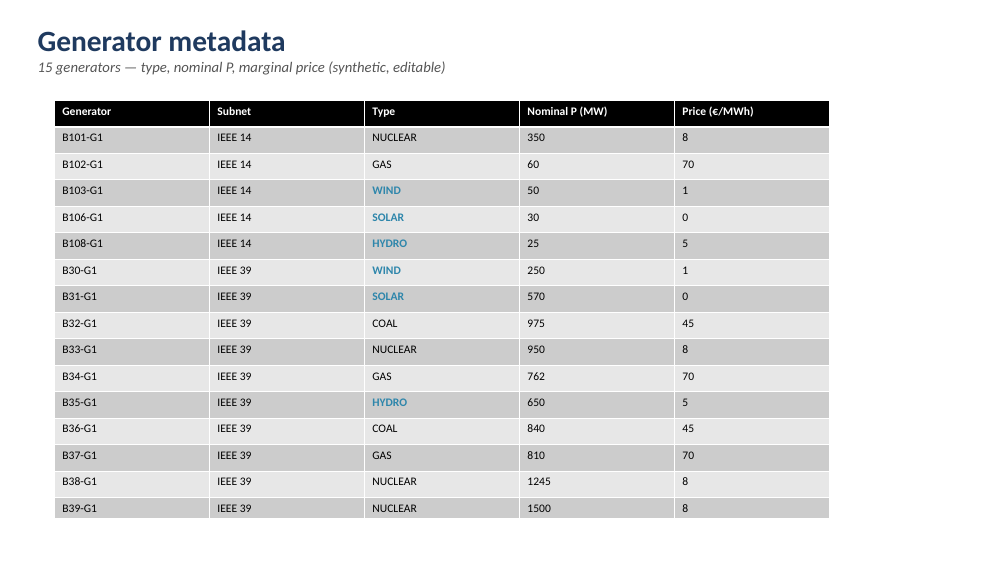
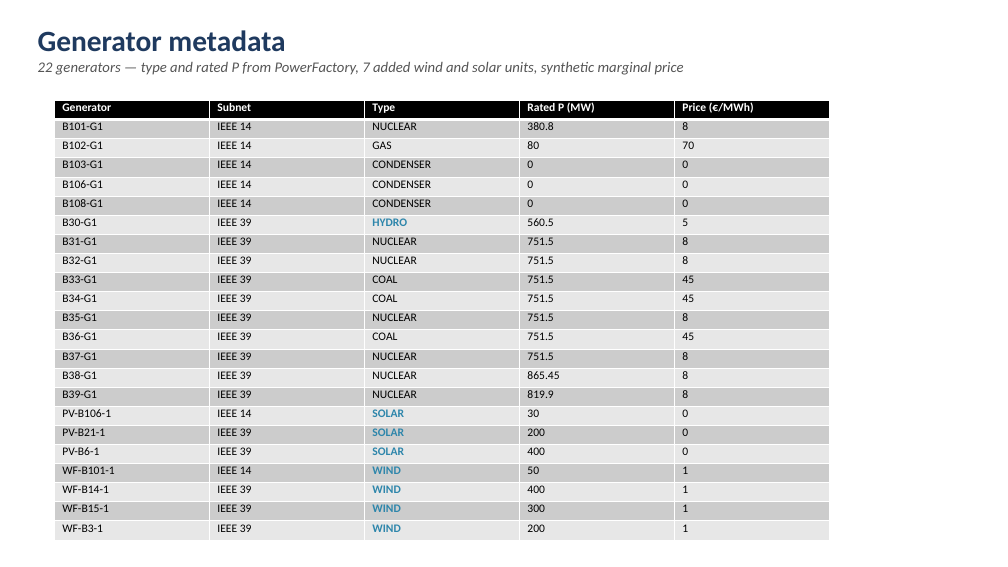
Before and after one commit to SuperGrid-Institute/hynet-t32-reference-test-case, a slide deck: slide 4 of docs/scenarios_presentation.pptx. Drawn at 1008x567 pixels with LibreOffice and Linux fonts; fonts in the diff are those of the drawing. Boxes give left, top, right and bottom in pixels: in the first picture for what was removed or moved away, otherwise in the second. Text is boxed around its words. In the diff, an @@ line names an element or a change of style, - is before the commit and + after.

```diff
--- a/docs/scenarios_presentation.pptx
+++ b/docs/scenarios_presentation.pptx
@@ text at <box>38,62,684,75</box>: text changed @@
-15 generators — type, nominal P, marginal price (synthetic, editable)
+22 generators — type and rated P from PowerFactory, 7 added wind and solar units, synthetic marginal price
@@ table at <box>54,101,830,541</box> @@
-row 1: Generator | Subnet | Type | Nominal P (MW) | Price (€/MWh)
-row 2: B101-G1 | IEEE 14 | NUCLEAR | 350 | 8
-row 3: B102-G1 | IEEE 14 | GAS | 60 | 70
-row 4: B103-G1 | IEEE 14 | WIND | 50 | 1
-row 5: B106-G1 | IEEE 14 | SOLAR | 30 | 0
-row 6: B108-G1 | IEEE 14 | HYDRO | 25 | 5
-row 7: B30-G1 | IEEE 39 | WIND | 250 | 1
-row 8: B31-G1 | IEEE 39 | SOLAR | 570 | 0
-row 9: B32-G1 | IEEE 39 | COAL | 975 | 45
-row 10: B33-G1 | IEEE 39 | NUCLEAR | 950 | 8
-row 11: B34-G1 | IEEE 39 | GAS | 762 | 70
-row 12: B35-G1 | IEEE 39 | HYDRO | 650 | 5
-row 13: B36-G1 | IEEE 39 | COAL | 840 | 45
-row 14: B37-G1 | IEEE 39 | GAS | 810 | 70
-row 15: B38-G1 | IEEE 39 | NUCLEAR | 1245 | 8
-row 16: B39-G1 | IEEE 39 | NUCLEAR | 1500 | 8
+row 1: Generator | Subnet | Type | Rated P (MW) | Price (€/MWh)
+row 2: B101-G1 | IEEE 14 | NUCLEAR | 380.8 | 8
+row 3: B102-G1 | IEEE 14 | GAS | 80 | 70
+row 4: B103-G1 | IEEE 14 | CONDENSER | 0 | 0
+row 5: B106-G1 | IEEE 14 | CONDENSER | 0 | 0
+row 6: B108-G1 | IEEE 14 | CONDENSER | 0 | 0
+row 7: B30-G1 | IEEE 39 | HYDRO | 560.5 | 5
+row 8: B31-G1 | IEEE 39 | NUCLEAR | 751.5 | 8
+row 9: B32-G1 | IEEE 39 | NUCLEAR | 751.5 | 8
+row 10: B33-G1 | IEEE 39 | COAL | 751.5 | 45
+row 11: B34-G1 | IEEE 39 | COAL | 751.5 | 45
+row 12: B35-G1 | IEEE 39 | NUCLEAR | 751.5 | 8
+row 13: B36-G1 | IEEE 39 | COAL | 751.5 | 45
+row 14: B37-G1 | IEEE 39 | NUCLEAR | 751.5 | 8
+row 15: B38-G1 | IEEE 39 | NUCLEAR | 865.45 | 8
+row 16: B39-G1 | IEEE 39 | NUCLEAR | 819.9 | 8
+row 17: PV-B106-1 | IEEE 14 | SOLAR | 30 | 0
+row 18: PV-B21-1 | IEEE 39 | SOLAR | 200 | 0
+row 19: PV-B6-1 | IEEE 39 | SOLAR | 400 | 0
+row 20: WF-B101-1 | IEEE 14 | WIND | 50 | 1
+row 21: WF-B14-1 | IEEE 39 | WIND | 400 | 1
+row 22: WF-B15-1 | IEEE 39 | WIND | 300 | 1
+row 23: WF-B3-1 | IEEE 39 | WIND | 200 | 1
```
Also in this commit, not shown: 3 other slides changed, 46 other files.
